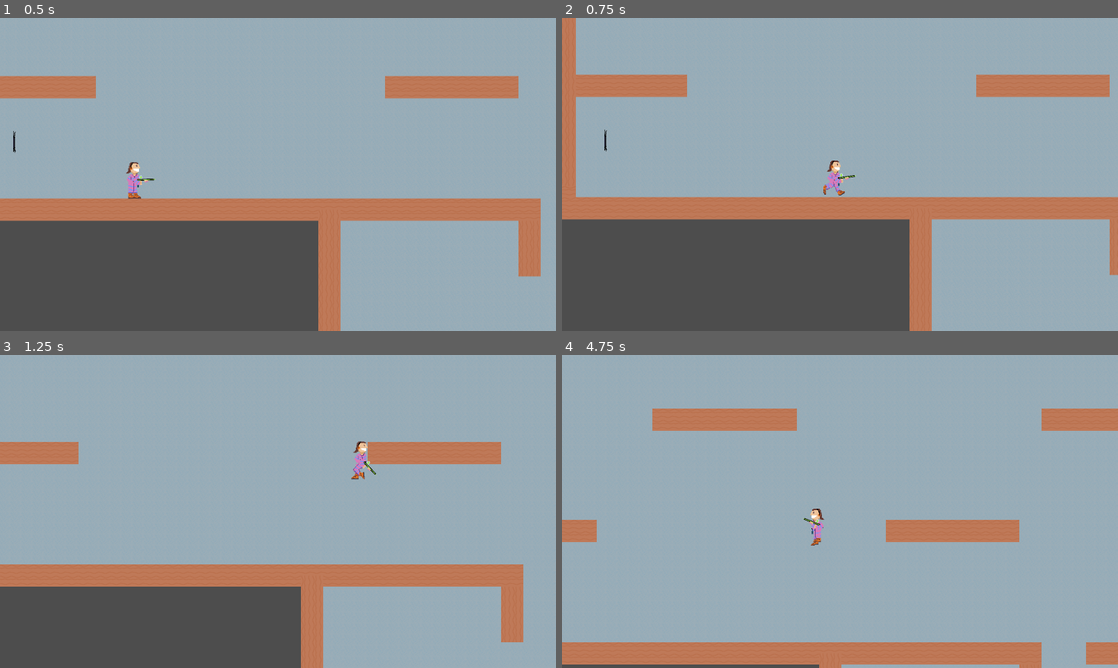
Above: before the commit, frames 1-4 (two rows, left to right).
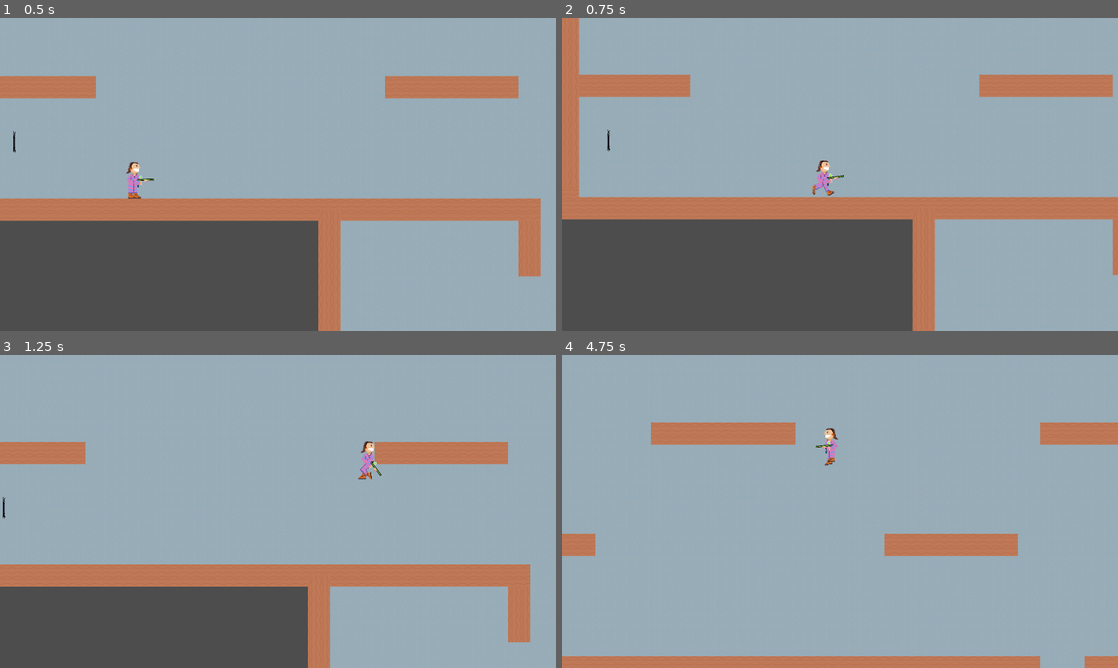
Above: after the commit, the same moments.

Repository: deruitda/ludum-dare-56
Game: Godot game, scene res://scenes/levels/termite_extermination_andrew_2.tscn
The game is run twice, just before and just after one commit, with the same random seed, the same clock (stepped at 60 frames per second) and the same inputs. Sound files missing from this copy of the repository are replaced by a short silence.
Inputs (mouse positions are in pixels of both pictures, inside the frame that each line leads up to):
- Up to frame 1 (0.5 s): no input
- Up to frame 2 (0.75 s): move the mouse to (962, 158) at 0.52 s; hold D (move_right) from 0.53 s (still down); tap Shift (dash) at 0.6 s
- Up to frame 3 (1.25 s): keep holding D (move_right); tap Space (jump) at 0.77, 1.07 s
- Up to frame 4 (4.75 s): move the mouse to (728, 527) at 1.27 s; click (728, 527) at 1.35 s; tap Space (jump) at 1.52, 1.82, 3.02, 3.32, 3.77, 4.07, 4.52 s; move the mouse to (895, 442) at 2.02 s; release D (move_right) at 2.03 s; hold A (move_left) 2.03-2.78 s; tap Shift (dash) at 2.1, 3.6 s; move the mouse to (812, 574) at 2.77 s; hold D (move_right) 2.78-4.28 s; click (812, 574) at 2.85 s; move the mouse to (1006, 558) at 3.52 s; move the mouse to (673, 464) at 4.27 s; hold A (move_left) from 4.28 s (still down); click (673, 464) at 4.35 s

Frame 1 is identical in both runs. In frame 2, 1.5% of the frame differs, in the area x 2-100%, y 0-100%; in frame 3, 1.8%; in frame 4, 12%, in the area x 0-100%, y 17-100%.

Commit message:
adding deceleration

Diff:
--- a/scenes/entity_composition/velocity_component.gd
+++ b/scenes/entity_composition/velocity_component.gd
@@ -10,6 +10,9 @@
 @export var wall_jump_velocity: float = 1500.0
 @export var wall_slide_speed: float = 50.0
 @export var floor_resistance: float = 8000.0
+
+@export var deceleration: float = 30000.0
+
 
 @onready var velocity: Vector2
 @onready var current_rotation: float = 0.0
@@ -39,9 +42,24 @@
 	velocity.y = min(velocity.y, wall_slide_speed)
 	velocity.x = 0
 func apply_move(direction: Vector2, delta: float) -> void:
-		velocity.x = clamp(velocity.x + (direction.x * acceleration * delta), -max_speed, max_speed)
-		velocity.y = clamp(velocity.y + (direction.y * acceleration * delta), -max_speed, max_speed)
+	var acceleration_metric = acceleration
+	var deceleration_metric = deceleration
 
+	# Handle X-axis
+	if sign(direction.x) != sign(velocity.x) and velocity.x != 0:
+		# If the direction is opposite to the current velocity, apply deceleration
+		velocity.x = clamp(velocity.x + (direction.x * deceleration_metric * delta), -max_speed, max_speed)
+	else:
+		# Otherwise, apply regular acceleration
+		velocity.x = clamp(velocity.x + (direction.x * acceleration_metric * delta), -max_speed, max_speed)
+
+	# Handle Y-axis
+	if sign(direction.y) != sign(velocity.y) and velocity.y != 0:
+		# Apply deceleration for opposite direction
+		velocity.y = clamp(velocity.y + (direction.y * deceleration_metric * delta), -max_speed, max_speed)
+	else:
+		# Otherwise, apply regular acceleration
+		velocity.y = clamp(velocity.y + (direction.y * acceleration_metric * delta), -max_speed, max_speed)
 func apply_in_air_movement(direction: float, delta: float) -> void:
 	velocity.x = clamp(velocity.x + direction * in_air_acceleration * delta, -max_speed, max_speed)
 
--- a/scenes/player/player.tscn
+++ b/scenes/player/player.tscn
@@ -416,7 +416,6 @@
 [node name="VelocityComponent" parent="." instance=ExtResource("4_nqq8h")]
 gravity = 3000.0
 max_speed = 800.0
-acceleration = 30000.0
 in_air_resistance = 8000.0
 wall_jump_velocity = 800.0
 wall_slide_speed = 250.0
